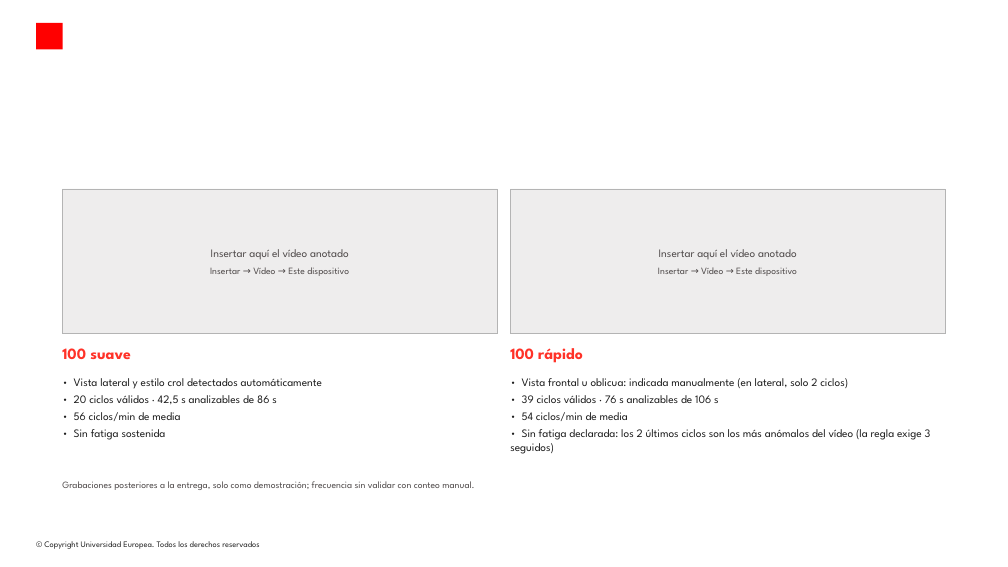
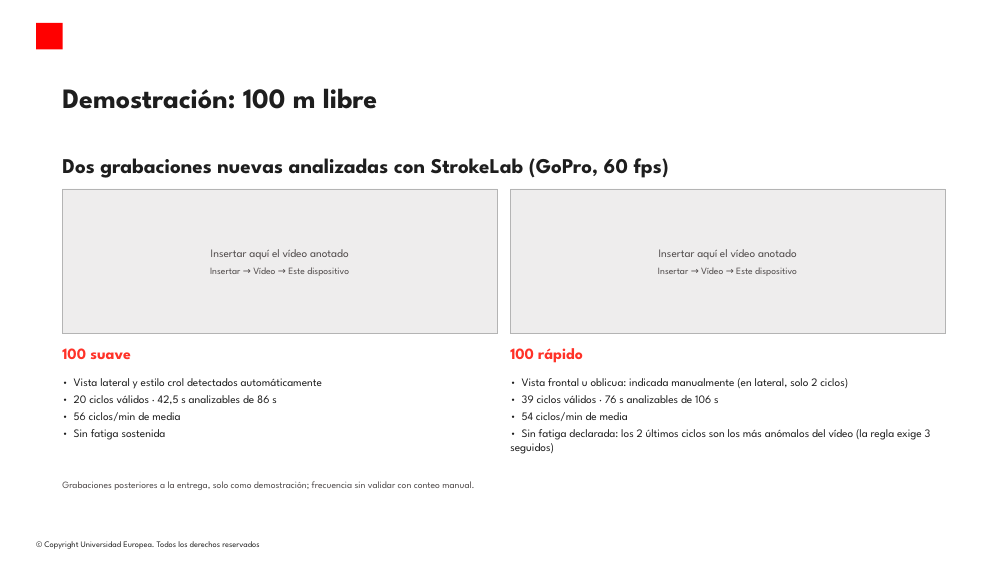
Before and after one commit to modeliana1-rgb/Strokelab, a slide deck: slide 13 of presentacion/StrokeLab_defensa.pptx. Drawn at 1008x567 pixels with LibreOffice and Linux fonts; fonts in the diff are those of the drawing; background and template pictures are left out. Boxes give left, top, right and bottom in pixels: in the first picture for what was removed or moved away, otherwise in the second. Text is boxed around its words. In the diff, an @@ line names an element or a change of style, - is before the commit and + after.

```diff
--- a/presentacion/StrokeLab_defensa.pptx
+++ b/presentacion/StrokeLab_defensa.pptx
@@ title added at [62, 88, 378, 109], 32 pt, text #1E1E1E, bold @@
+Demostración: 100 m libre
@@ text added at [62, 158, 669, 178], 24 pt, text #1E1E1E, bold @@
+Dos grabaciones nuevas analizadas con StrokeLab (GoPro, 60 fps)
```
Also in this commit, not shown: 12 other slides changed, 3 other files.
